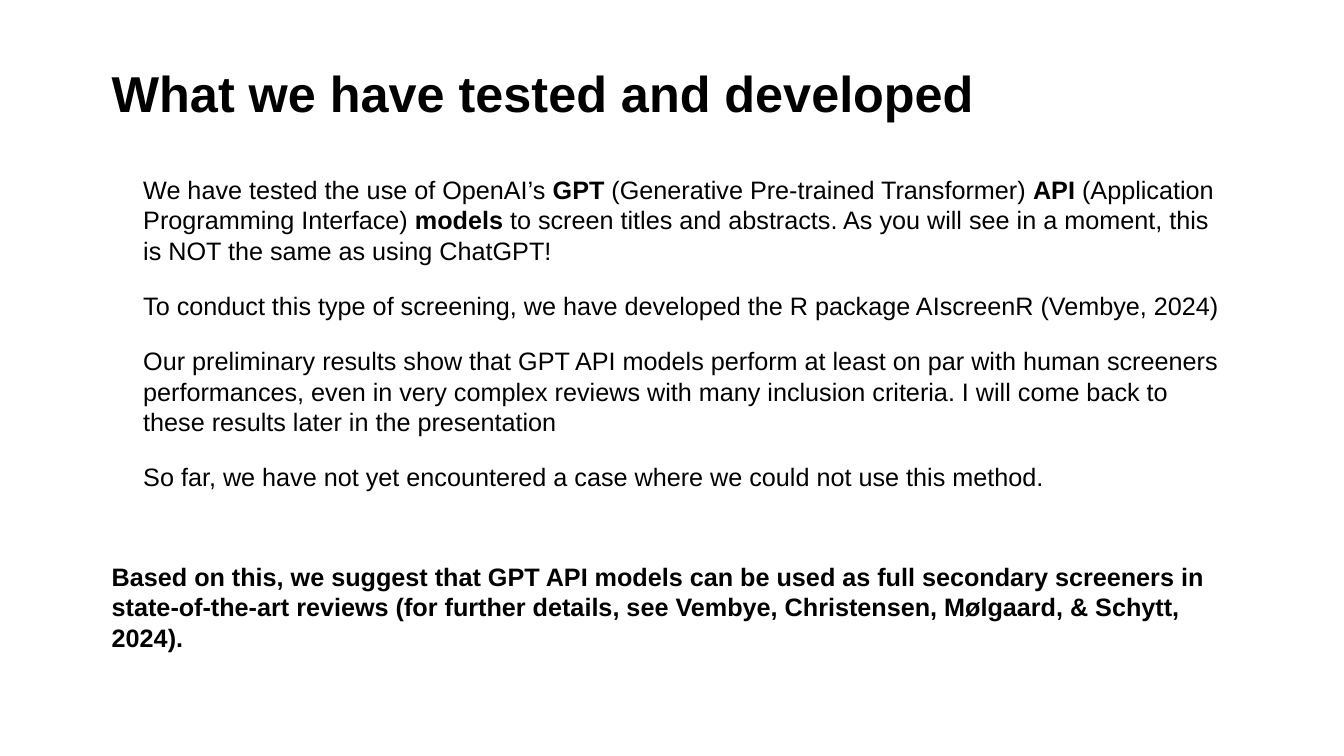
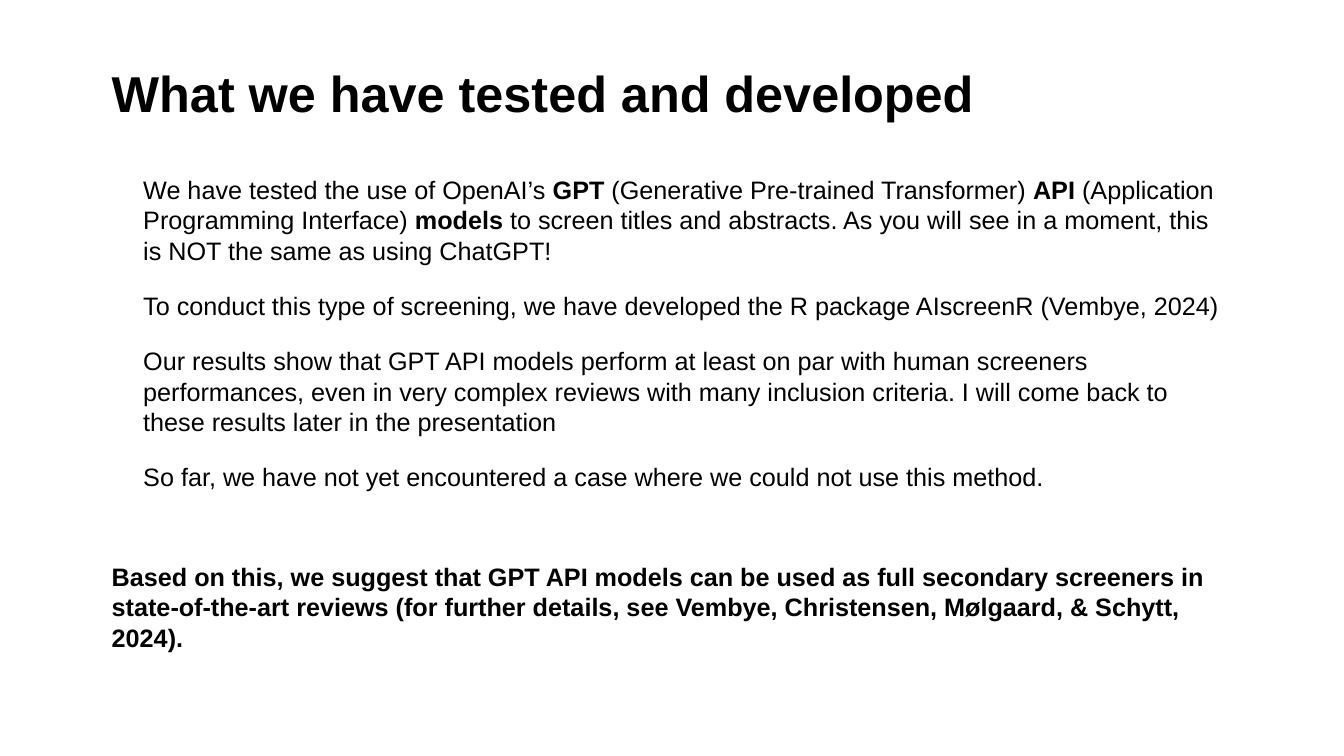
Before and after one commit to MikkelVembye/SRMA-SIG-presentation, a slide deck: slide 3 of SRMA SIG presentation 2024 .potx.pptx. Drawn at 1344x756 pixels with LibreOffice and Linux fonts; fonts in the diff are those of the drawing; background and template pictures are left out. Boxes give left, top, right and bottom in pixels: in the first picture for what was removed or moved away, otherwise in the second. Text is boxed around its words. In the diff, an @@ line names an element or a change of style, - is before the commit and + after.

```diff
--- a/SRMA SIG presentation 2024 .potx.pptx
+++ b/SRMA SIG presentation 2024 .potx.pptx
@@ text at <box>143,351,1168,437</box>: text changed @@
-• Our preliminary results show that GPT API models perform at least on par with human screeners performances, even in very complex reviews with many inclusion criteria. I will come back to these results later in the presentation
+• Our results show that GPT API models perform at least on par with human screeners performances, even in very complex reviews with many inclusion criteria. I will come back to these results later in the presentation
```
Also in this commit, not shown: 10 other slides changed, 5 other files.
